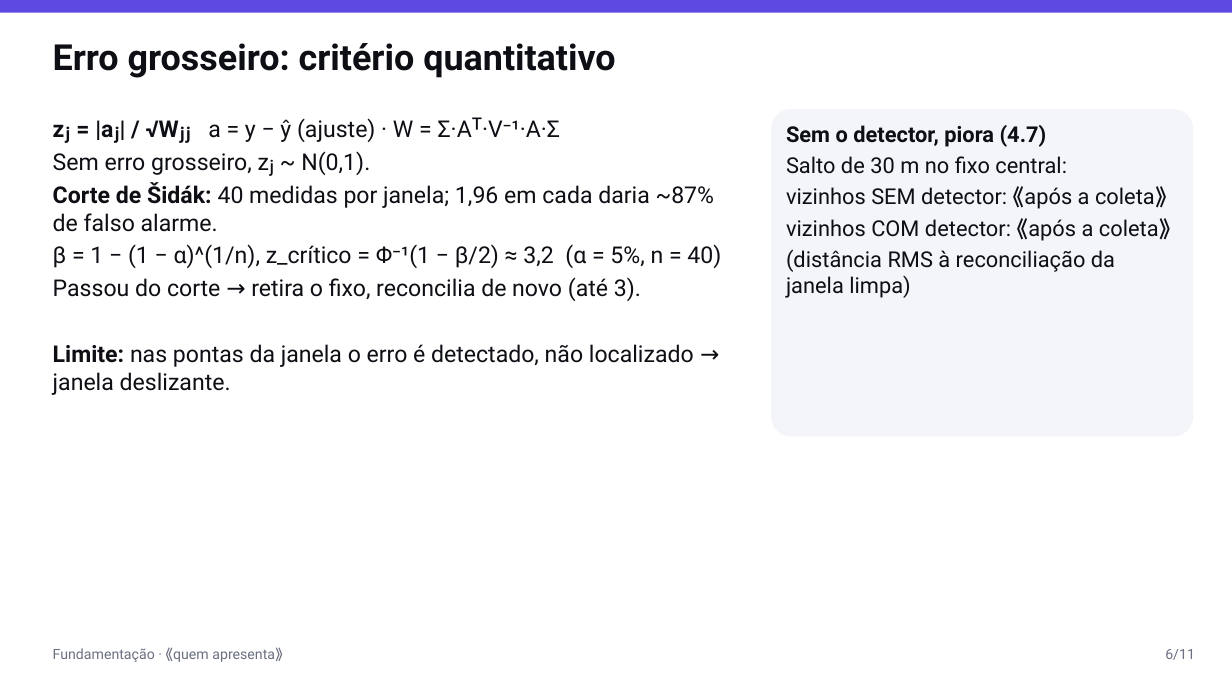
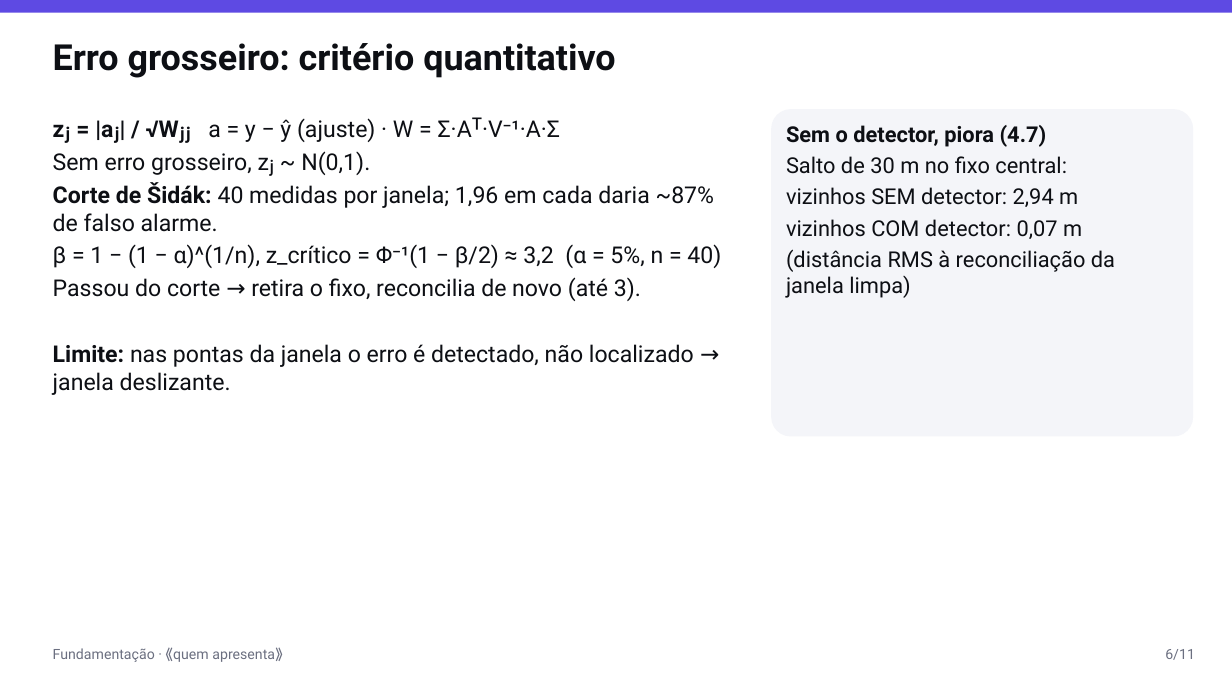
Before and after one commit to AlphaFNTZ/rastro, a slide deck: slide 6 of docs/presentations/apresentacao_I_AV1.pptx. Drawn at 1232x693 pixels with LibreOffice and Linux fonts; fonts in the diff are those of the drawing. Boxes give left, top, right and bottom in pixels: in the first picture for what was removed or moved away, otherwise in the second. Text is boxed around its words. In the diff, an @@ line names an element or a change of style, - is before the commit and + after.

```diff
--- a/docs/presentations/apresentacao_I_AV1.pptx
+++ b/docs/presentations/apresentacao_I_AV1.pptx
@@ text in rounded rectangle at (786,187,1082,239): text changed @@
-vizinhos SEM detector: ⟪após a coleta⟫
-vizinhos COM detector: ⟪após a coleta⟫
+vizinhos SEM detector: 2,94 m
+vizinhos COM detector: 0,07 m
```
Also in this commit, not shown: 5 other slides changed, 9 other files.
